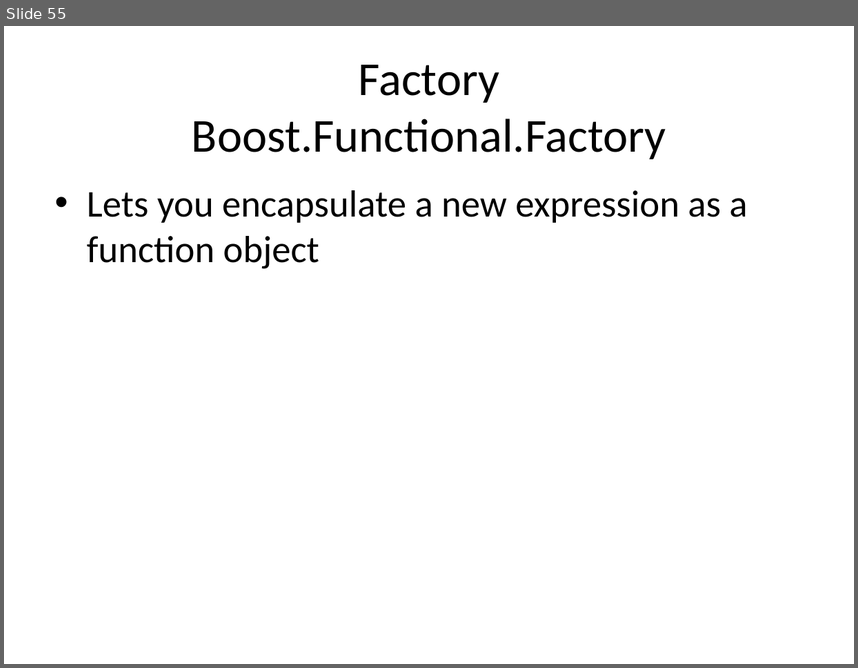
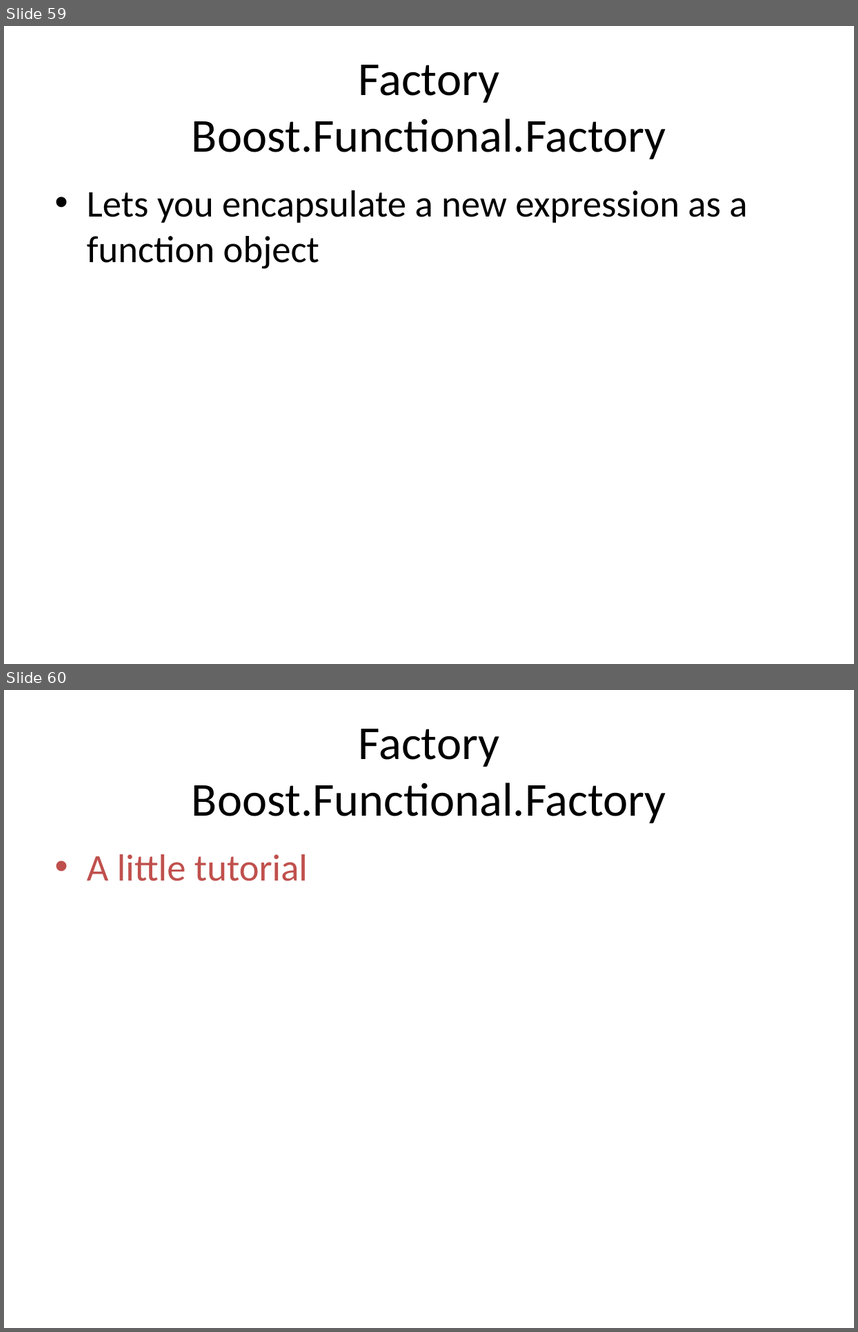
Before and after one commit to kamyu104/GofPatterns, a slide deck: Effective patterns.ppt. Shown one above the other, each under a label of ours: slide 55 before the commit, slides 59 and 60 after it. The pictures are 858x668 and 858x1332 pixels, drawn with LibreOffice and Linux fonts; fonts in the diff are those of the drawing. Boxes give left, top, right and bottom in pixels: in the first picture for what was removed or moved away, otherwise in the second. Text is boxed around its words. In the diff, an @@ line names an element or a change of style, - is before the commit and + after.

```diff
--- a/Effective patterns.ppt
+++ b/Effective patterns.ppt
@@ slide 60 added at (x1=4, y1=690, x2=854, y2=1328), background #FFFFFF @@
@@ title added at (x1=192, y1=729, x2=666, y2=823), 40 pt, text #000000 @@
+Factory
+Boost.Functional.Factory
@@ text added at (x1=87, y1=854, x2=308, y2=881), 32 pt, text #C0504D @@
+• A little tutorial
@@ what was slide 55 is now slide 59 @@
```
Also in this commit, not shown: 8 slides changed, 5 other slides added, 1 slide removed, 2 other files.
